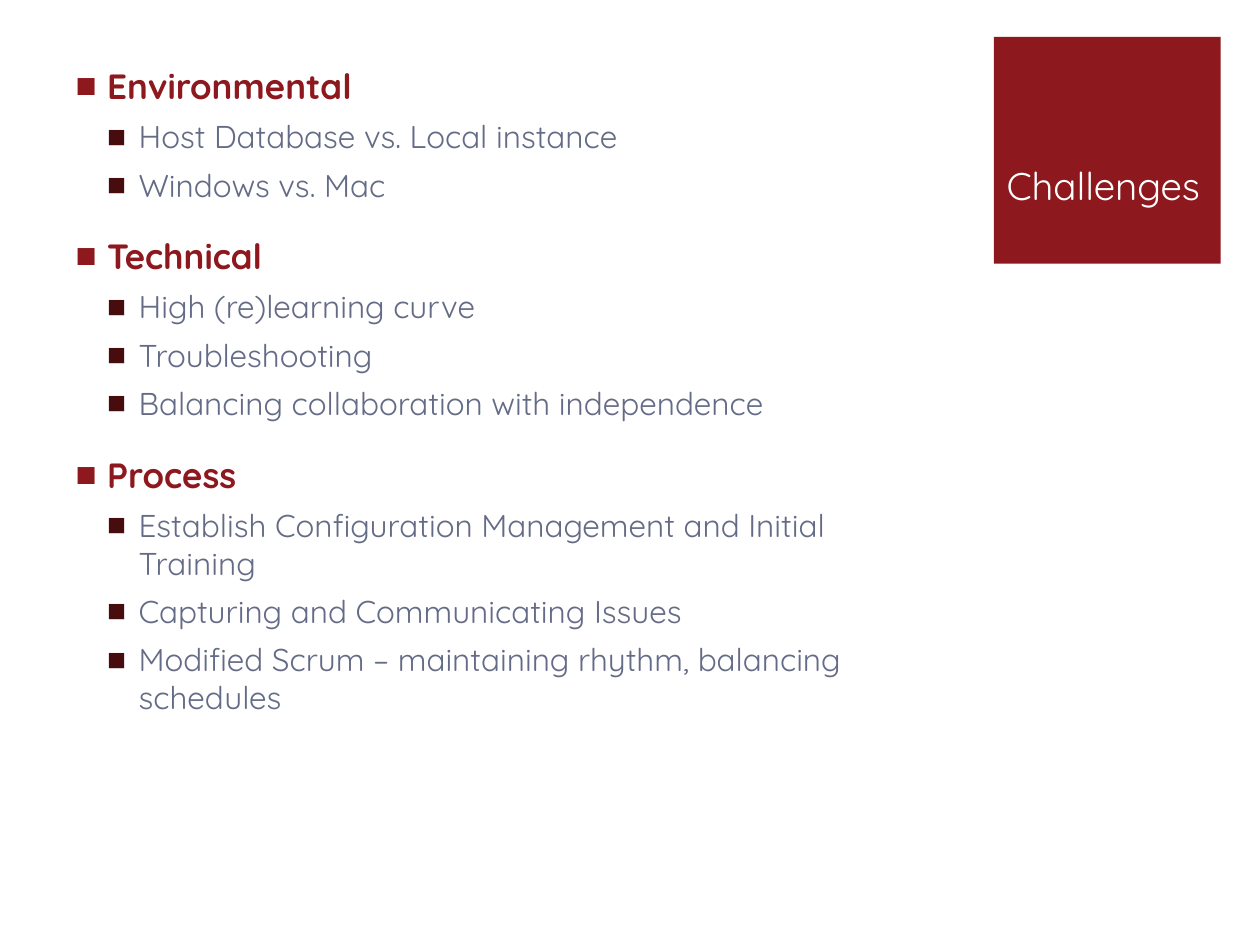
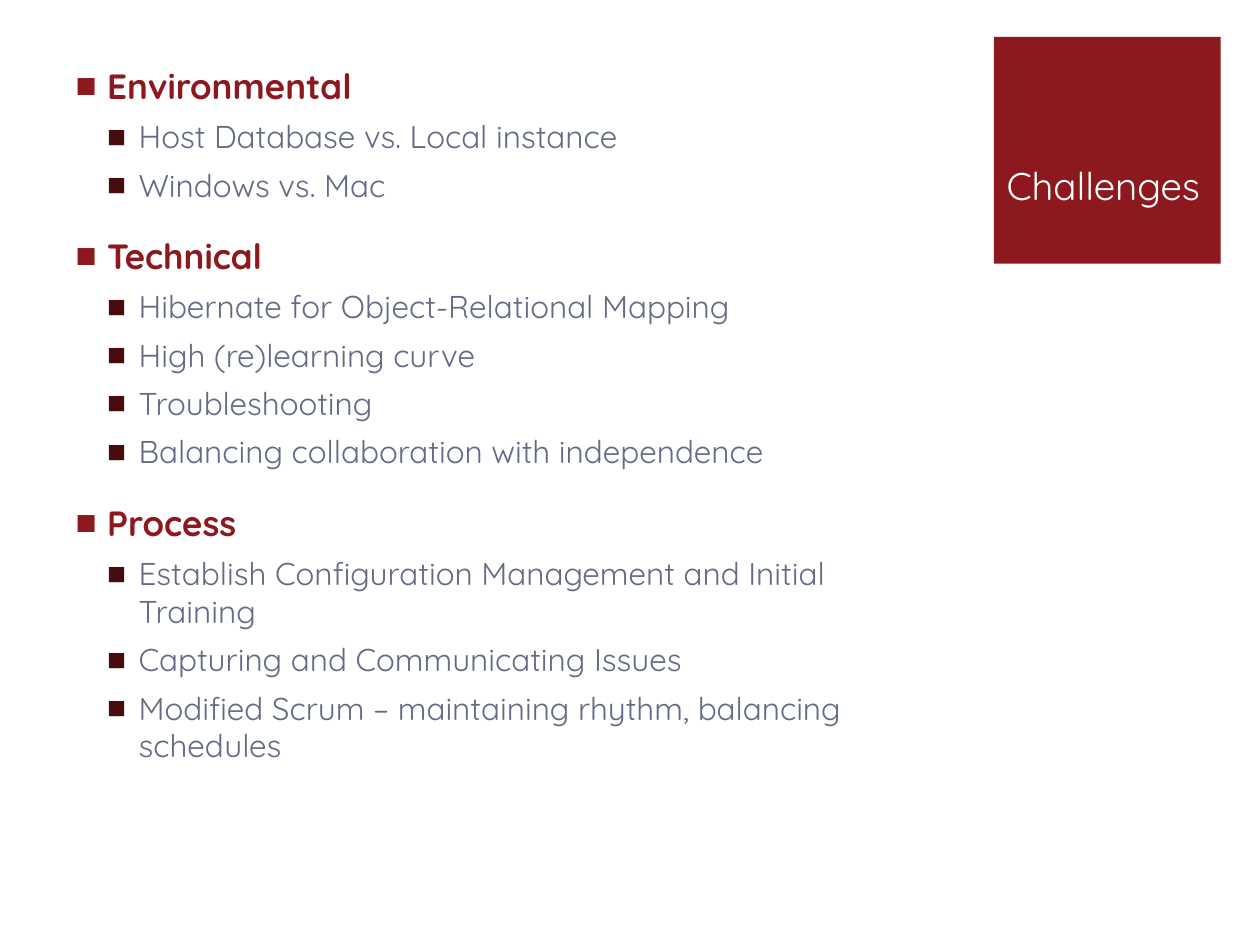
Before and after one commit to pganesan/schedu-elp, a slide deck: slide 10 of docs/Presentation_TeamGamma.pptx. Drawn at 1260x945 pixels with LibreOffice and Linux fonts; fonts in the diff are those of the drawing. Boxes give left, top, right and bottom in pixels: in the first picture for what was removed or moved away, otherwise in the second. Text is boxed around its words. In the diff, an @@ line names an element or a change of style, - is before the commit and + after.

```diff
--- a/docs/Presentation_TeamGamma.pptx
+++ b/docs/Presentation_TeamGamma.pptx
@@ text at [139, 295, 729, 325]: paragraph added @@
+  ■ Hibernate for Object-Relational Mapping
```
Also in this commit, not shown: 3 other files.
